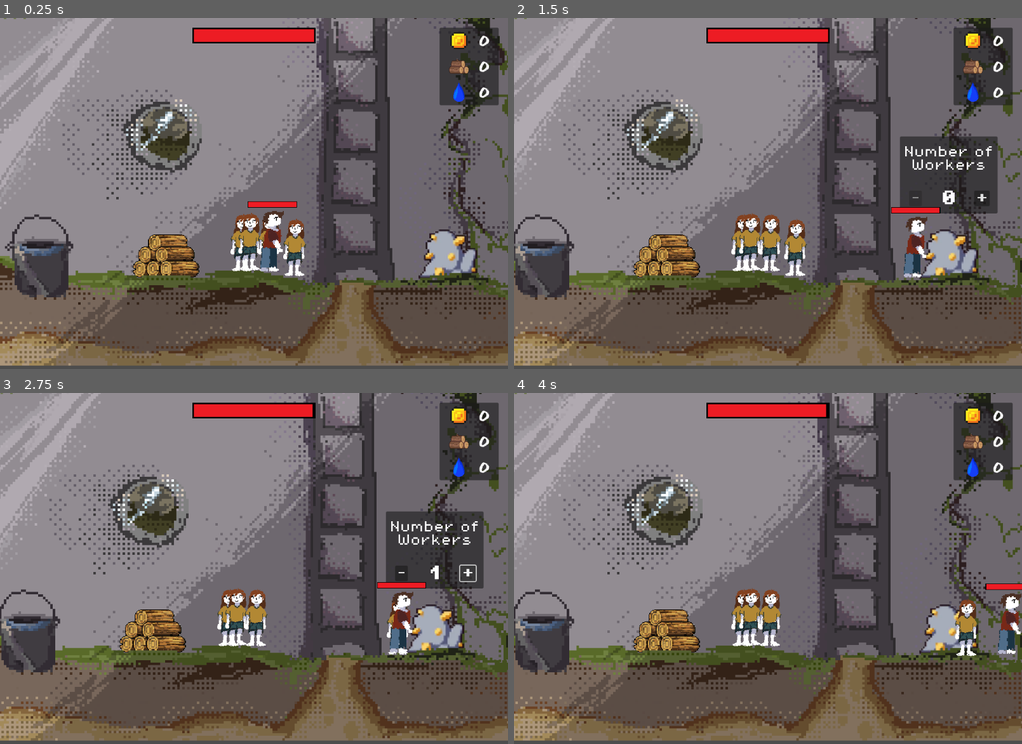
Above: before the commit, frames 1-4 (two rows, left to right).
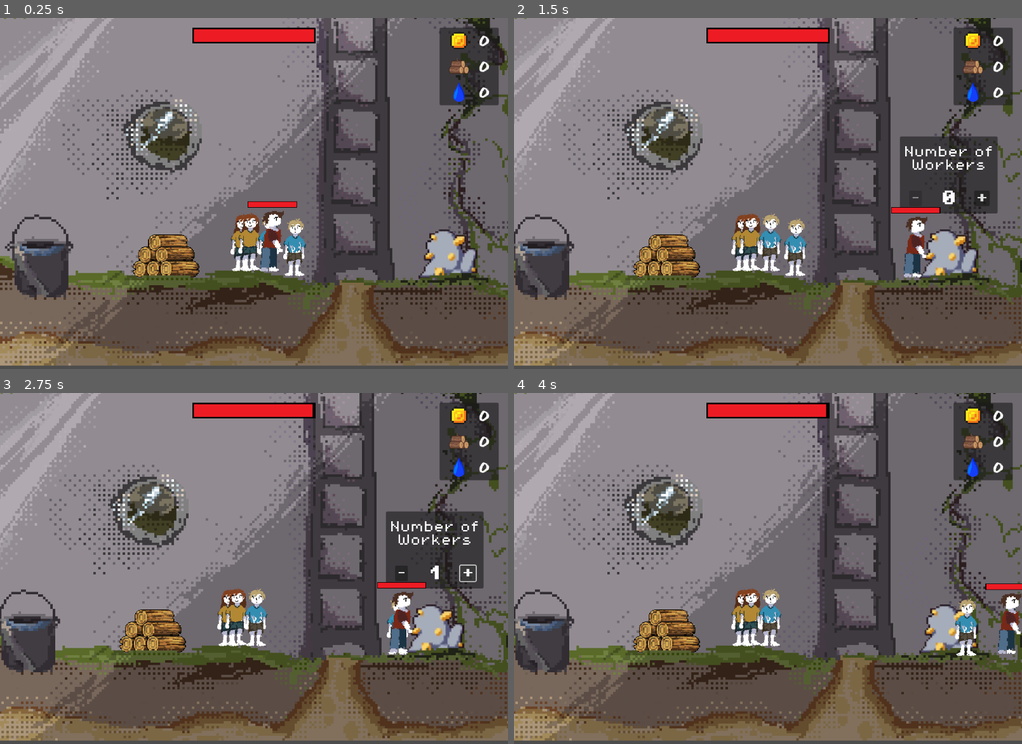
Above: after the commit, the same moments.

Repository: Manas-Goyal-1/The-Last-Five
Game: Godot game, scene res://scenes/game.tscn
Two runs of this game, one before a commit and one after it. Both use one fixed random seed, a clock stepped at 60 frames per second and the inputs below.
Inputs (mouse positions are in pixels of both pictures, inside the frame that each line leads up to):
- Up to frame 1 (0.25 s): no input
- Up to frame 2 (1.5 s): move the mouse to (879, 175) at 0.52 s; hold D (right) 0.53-1.28 s; tap G (g) at 0.6 s; tap H (h) at 0.8, 1.35 s; move the mouse to (666, 211) at 1.27 s; hold S (down) from 1.28 s (still down)
- Up to frame 3 (2.75 s): tap U (u) at 1.55 s; release S (down) at 2 s; click "+" at 2 s
- Up to frame 4 (4 s): move the mouse to (818, 491) at 2.77 s; hold D (right) 2.78-3.53 s; tap U (u) at 2.85 s; tap G (g) at 3.05, 3.6 s; move the mouse to (742, 638) at 3.52 s; hold W (up) from 3.53 s (still down); tap H (h) at 3.8 s

The runs differ from the first frame. In frame 1, 0.4% of the frame differs, in the area x 50-61%, y 56-71%; in frame 2, 0.6%, in the area x 48-58%, y 55-71%; in frame 3, 0.4%; in frame 4, 0.6%.

Commit message:
Fixing health bar issue

Diff:
--- a/scripts/game_manager.gd
+++ b/scripts/game_manager.gd
@@ -19,15 +19,21 @@
 var health = 200
 @onready var health_bar: TextureProgressBar = $"../CanvasLayer/HealthBar"
 
+#var health_tween: Tween
 
 ## To manage scenes
 func _ready() -> void:
-	# Need to do 'await' so the scenes can load properly
+
+# Need to do 'await' so the scenes can load properly
 	await outside.ready
 	await bunker.ready
 	show_bunker()
 
 	workers = $"../Bunker/Workers".get_children()
+
+	##print(health_tween == null)
+	#health_tween = get_tree().create_tween()
+	#print(health_tween.is_valid(), health_tween != null)
 
 func _process(delta: float) -> void:
 	## To change scenes
@@ -40,6 +46,7 @@
 func respawn():
 	take_damage(40)
 	show_bunker()
+	#show_outside()
 	player.reset()
 
 	wood = 0
@@ -61,7 +68,14 @@
 		health_bar.visible = false
 		end_screen.visible = true
 
-	get_tree().create_tween().tween_property(health_bar, "value", health, dmg)
+
+	#print(health_tween.is_valid(), health_tween != null)
+	#if !health_tween.is_valid():
+		#health_tween = get_tree().create_tween()
+
+	#health_tween.tween_property(health_bar, "value", health, dmg/40)
+	get_tree().create_tween().tween_property(health_bar, "value", health, dmg/40)
+
 
 func can_buy(cost):
 	return money >= cost[0] and wood >= cost[1] and water >= cost[2]
--- a/scripts/player.gd
+++ b/scripts/player.gd
@@ -19,7 +19,7 @@
 func reset():
 	health = MAX_HEALTH
 	to_bunker()
-	update_health_bar(1)
+	update_health_bar(0.3)
 
 
 func _process(delta: float) -> void:
@@ -68,7 +68,7 @@
 	if health <= 0:
 		game_manager.respawn()
 
-	update_health_bar(damage/5)
+	update_health_bar(damage/20)
 	#health_bar.value = health
 	#health_label.text = str(health)
 
--- a/scripts/weapon.gd
+++ b/scripts/weapon.gd
@@ -25,12 +25,6 @@
 
 	reset()
 
-func _process(delta: float) -> void:
-	#if can_upgrade and Input.is_action_just_pressed("u"):
-		#upgrade()
-		## NEED TO DEDUCT RESOURCES TOO
-	pass
-
 func setup(damage, cooldown, max_health, projectileScene):
 	self.damage = damage
 	self.cooldown = cooldown
@@ -51,7 +45,7 @@
 	health -= amount
 	if health <= 0:
 		queue_free()
-	print(health)
+	#print(health)
 
 func shoot(zombie):
 
@@ -97,7 +91,7 @@
 
 func upgrade():
 	damage += 5
-	cooldown *= 0.85
+	cooldown *= 0.75
 	level += 1
 	reset()
 
--- a/scripts/weapon_1.gd
+++ b/scripts/weapon_1.gd
@@ -11,7 +11,7 @@
 const upgrade_cost = [5, 4, 2]
 
 func _ready() -> void:
-	setup(10, 1, 60, ArrowScene)
+	setup(15, 1, 150, ArrowScene)
 	super._ready()
 
 func get_target():
--- a/scripts/worker.gd
+++ b/scripts/worker.gd
@@ -3,7 +3,7 @@
 @onready var sprite: Sprite2D = $Sprite2D
 
 func _ready() -> void:
-	if randi_range(0, 0) == 1:
+	if randi_range(0, 1):
 		sprite.texture = load("res://assets/sprites/workers/male_worker.png")
 	else:
 		sprite.texture = load("res://assets/sprites/workers/female_worker.png")
--- a/scripts/zombie.gd
+++ b/scripts/zombie.gd
@@ -1,6 +1,6 @@
 extends Area2D
 
-var max_health = 20
+var max_health = 18
 var speed = 25
 var health = max_health
 @onready var animated_sprite: AnimatedSprite2D = $AnimatedSprite2D
Binary file added: assets/sprites/workers/male_worker.png
Not shown, changed: export_presets.cfg
